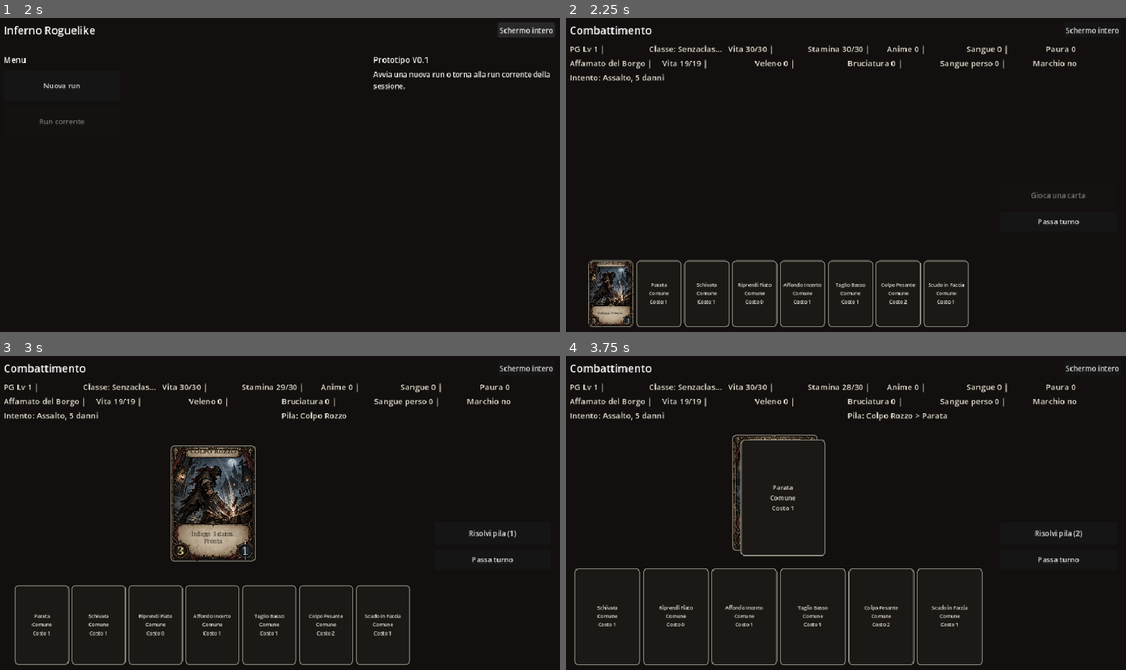
Above: before the commit, frames 1-4 (two rows, left to right).
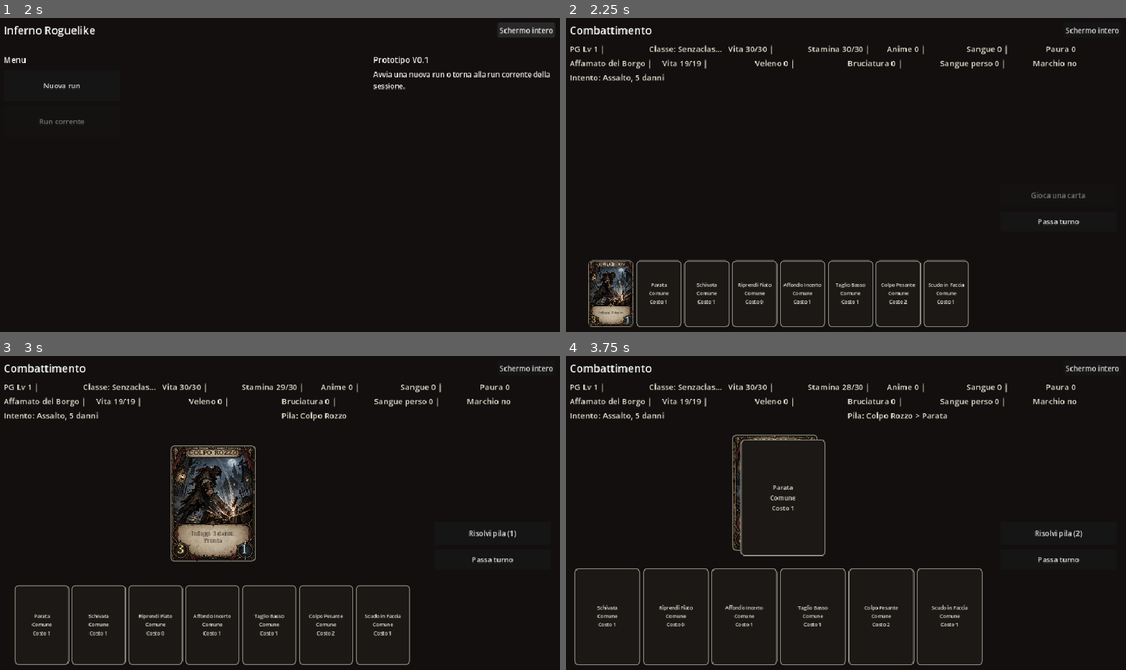
Above: after the commit, the same moments.

Repository: Chivas1504/Gioco
Game: Godot game, scene res://scenes/main.tscn
The game is run twice, just before and just after one commit, with the same random seed, the same clock (stepped at 60 frames per second) and the same inputs.
Inputs:
- Up to frame 1 (2 s): click "Schermo intero" at 0.5 s; click "Finestra" at 1.25 s
- Up to frame 2 (2.25 s): click "Nuova run" at 2 s
- Up to frame 3 (3 s): click "COLPO ROZZO" at 2.75 s
- Up to frame 4 (3.75 s): click "Parata Comune Costo 1" at 3.5 s

Frame 1 is identical in both runs. In frame 2, less than 0.1% of the frame differs, in the area x 4-12%, y 77-98%; in frame 3, 0.2%, in the area x 31-45%, y 29-64%; in frame 4, less than 0.1%.

Commit message:
Sistema overlay asset Colpo Rozzo

Diff:
--- a/scripts/main.gd
+++ b/scripts/main.gd
@@ -1414,14 +1414,14 @@
 	var cost: int = cost_override if cost_override >= 0 else _get_card_base_cost_for_overlay(card)
 	var damage_text: String = _get_card_damage_text(card, level)
 	var overlay_scale: float = _get_card_overlay_scale(parent)
-	var title_size: int = clampi(roundi(13.0 * overlay_scale), 8, 14)
-	var body_size: int = clampi(roundi(12.0 * overlay_scale), 6, 12)
-	var number_size: int = clampi(roundi(27.0 * overlay_scale), 15, 25)
-
-	_add_card_art_text(parent, title_text.to_upper(), Rect2(0.145, 0.018, 0.710, 0.070), Color(0.18, 0.115, 0.075), title_size, HORIZONTAL_ALIGNMENT_CENTER, VERTICAL_ALIGNMENT_CENTER, "title")
-	_add_card_art_text(parent, effect_text, Rect2(0.16, 0.715, 0.68, 0.165), Color(0.105, 0.070, 0.045), body_size, HORIZONTAL_ALIGNMENT_CENTER, VERTICAL_ALIGNMENT_CENTER, "body")
-	_add_card_art_text(parent, damage_text, Rect2(0.045, 0.865, 0.145, 0.105), Color(1.0, 0.90, 0.62), number_size, HORIZONTAL_ALIGNMENT_CENTER, VERTICAL_ALIGNMENT_CENTER, "number")
-	_add_card_art_text(parent, "%d" % cost, Rect2(0.810, 0.865, 0.145, 0.105), Color(0.74, 0.90, 1.0), number_size, HORIZONTAL_ALIGNMENT_CENTER, VERTICAL_ALIGNMENT_CENTER, "number")
+	var title_size: int = clampi(roundi(14.0 * overlay_scale), 11, 15)
+	var body_size: int = clampi(roundi(12.0 * overlay_scale), 7, 12)
+	var number_size: int = clampi(roundi(28.0 * overlay_scale), 18, 26)
+
+	_add_card_art_text(parent, title_text.to_upper(), Rect2(0.105, 0.020, 0.790, 0.095), Color(0.16, 0.095, 0.055), title_size, HORIZONTAL_ALIGNMENT_CENTER, VERTICAL_ALIGNMENT_CENTER, "title")
+	_add_card_art_text(parent, effect_text, Rect2(0.155, 0.705, 0.690, 0.175), Color(0.105, 0.070, 0.045), body_size, HORIZONTAL_ALIGNMENT_CENTER, VERTICAL_ALIGNMENT_CENTER, "body")
+	_add_card_art_text(parent, damage_text, Rect2(0.020, 0.820, 0.205, 0.165), Color(1.0, 0.88, 0.58), number_size, HORIZONTAL_ALIGNMENT_CENTER, VERTICAL_ALIGNMENT_CENTER, "number")
+	_add_card_art_text(parent, "%d" % cost, Rect2(0.775, 0.820, 0.205, 0.165), Color(0.76, 0.90, 1.0), number_size, HORIZONTAL_ALIGNMENT_CENTER, VERTICAL_ALIGNMENT_CENTER, "number")
 
 
 func _get_card_overlay_scale(parent: Control) -> float:
@@ -1446,8 +1446,8 @@
 	label.text = text
 	label.horizontal_alignment = horizontal
 	label.vertical_alignment = vertical
-	label.autowrap_mode = TextServer.AUTOWRAP_WORD_SMART
-	label.clip_text = true
+	label.autowrap_mode = TextServer.AUTOWRAP_WORD_SMART if font_role == "body" else TextServer.AUTOWRAP_OFF
+	label.clip_text = font_role == "body"
 	label.mouse_filter = Control.MOUSE_FILTER_IGNORE
 	label.add_theme_color_override("font_color", color)
 	label.add_theme_color_override("font_outline_color", _get_card_text_outline_color(font_role))
@@ -1460,9 +1460,9 @@
 func _get_card_overlay_font(font_role: String) -> Font:
 	var font: SystemFont = SystemFont.new()
 	if font_role == "number":
-		font.font_names = PackedStringArray(["Algerian", "Perpetua Titling MT", "Copperplate Gothic Bold", "Cambria", "Georgia", "serif"])
+		font.font_names = PackedStringArray(["Constantia", "Cambria", "Georgia", "Palatino Linotype", "Times New Roman", "serif"])
 	elif font_role == "title":
-		font.font_names = PackedStringArray(["Cinzel", "Georgia", "Palatino Linotype", "Times New Roman", "serif"])
+		font.font_names = PackedStringArray(["Constantia", "Cinzel", "Georgia", "Palatino Linotype", "Times New Roman", "serif"])
 	else:
 		font.font_names = PackedStringArray(["Georgia", "Palatino Linotype", "Times New Roman", "serif"])
 	return font
@@ -1479,7 +1479,7 @@
 		return 0
 	if font_role == "title":
 		return 1
-	return 2
+	return 1
 
 
 func _get_card_damage_text(card: Dictionary, level: int) -> String:
